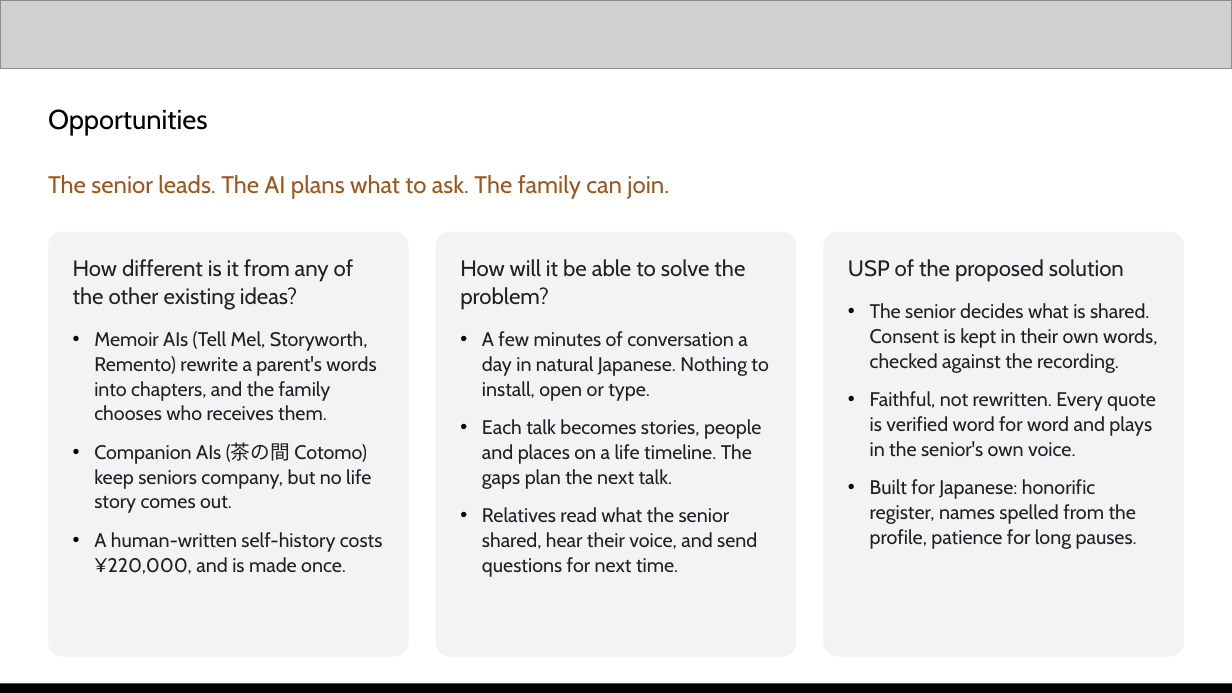
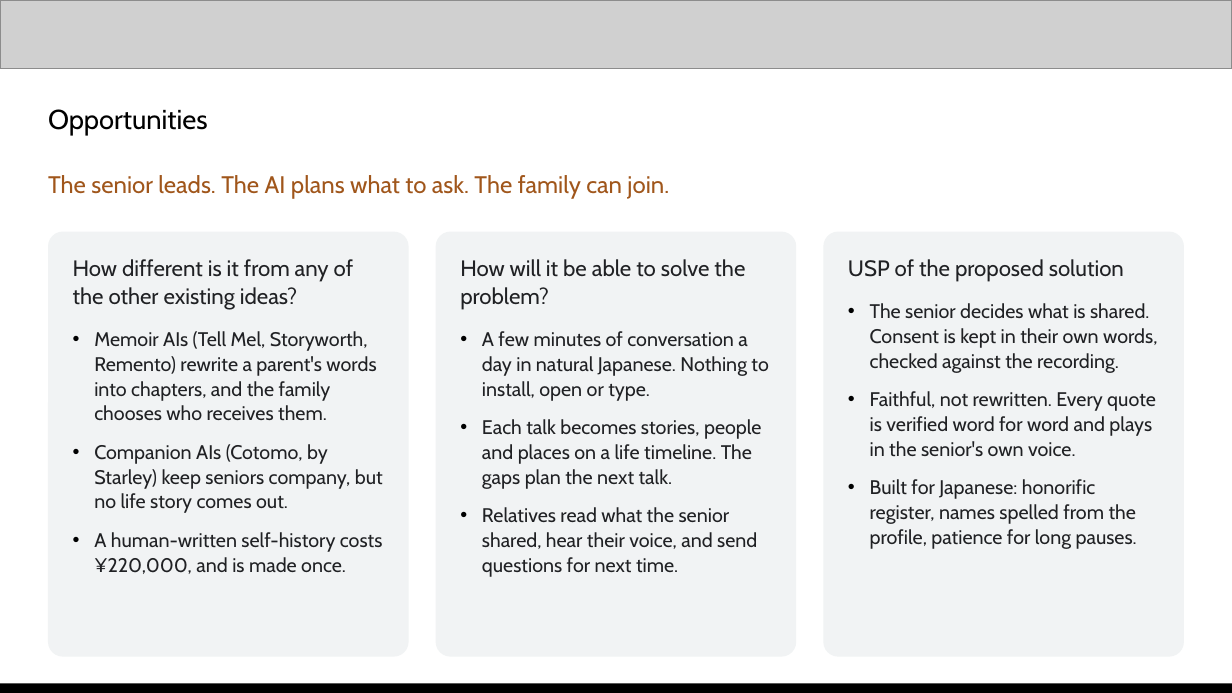
Before and after one commit to kaseovo/kataribe, a slide deck: slide 3 of docs/demo/kataribe-pitch-deck.pptx. Drawn at 1232x693 pixels with LibreOffice and Linux fonts; fonts in the diff are those of the drawing; grey boxes stand for pictures. Boxes give left, top, right and bottom in pixels: in the first picture for what was removed or moved away, otherwise in the second. Text is boxed around its words. In the diff, an @@ line names an element or a change of style, - is before the commit and + after.

```diff
--- a/docs/demo/kataribe-pitch-deck.pptx
+++ b/docs/demo/kataribe-pitch-deck.pptx
@@ text at (94,444,383,513): text changed @@
-• Companion AIs (茶の間 Cotomo) keep seniors company, but no life story comes out.
+• Companion AIs (Cotomo, by Starley) keep seniors company, but no life story comes out.
```
Also in this commit, not shown: 4 other slides changed, 1 other file.
